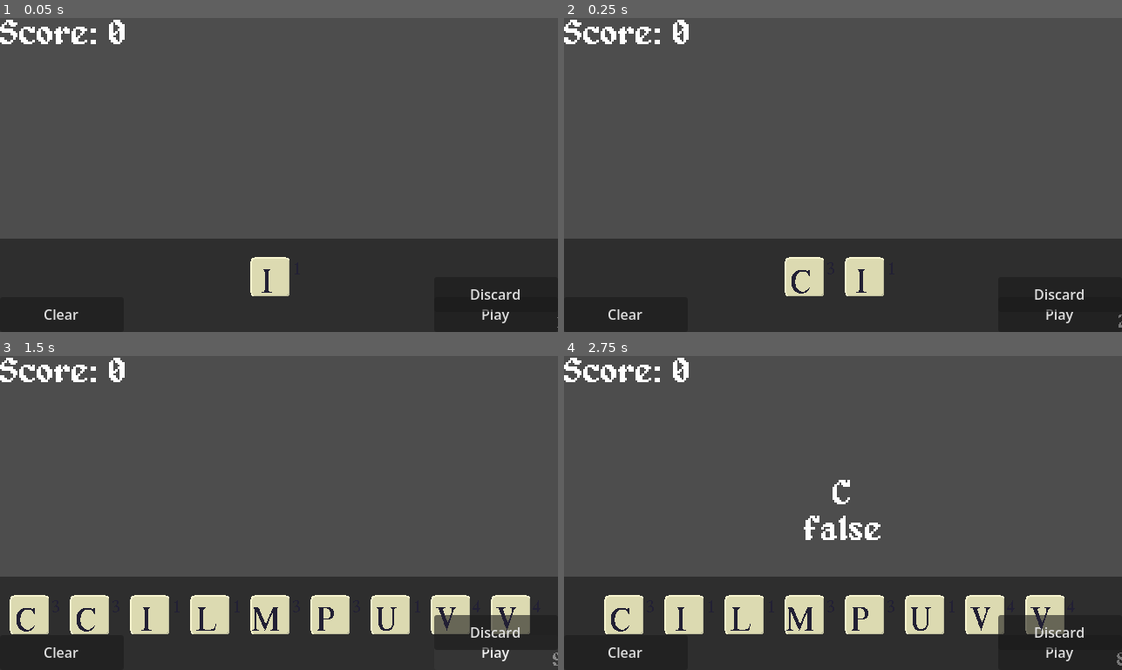
Above: before the commit, frames 1-4 (two rows, left to right).
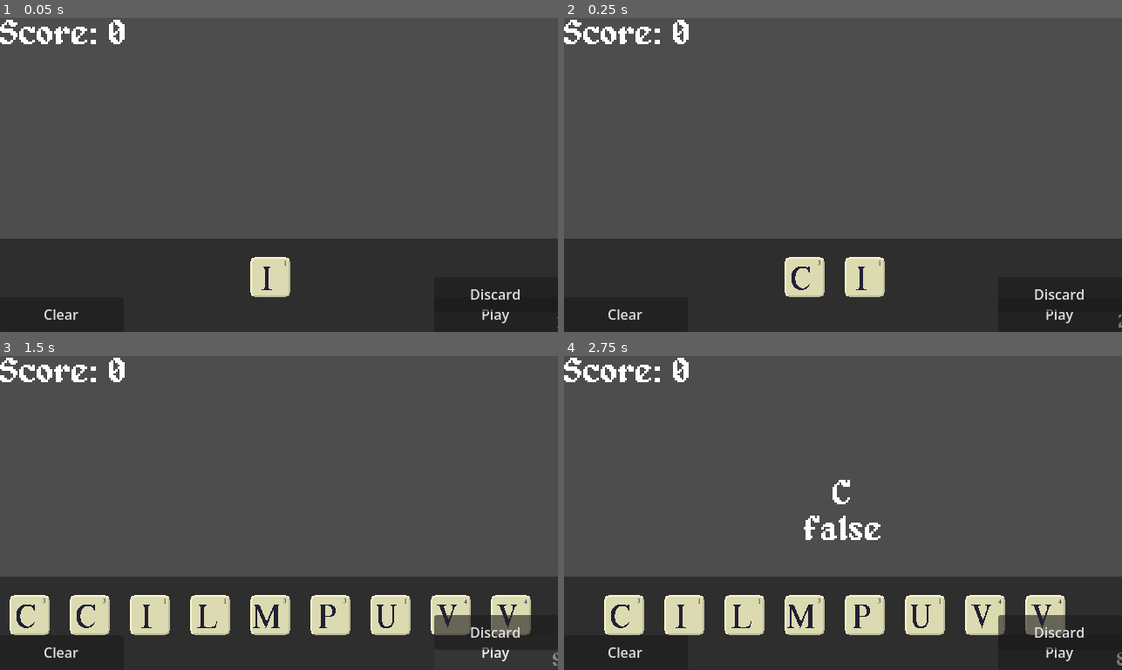
Above: after the commit, the same moments.

Repository: Dead-Vortex/Lexigraph
Game: Godot game, scene res://scenes/game.tscn
Two runs of this game, one before a commit and one after it. Both use one fixed random seed, a clock stepped at 60 frames per second and the inputs below.
Inputs (mouse positions are in pixels of both pictures, inside the frame that each line leads up to):
- Up to frame 1 (0.05 s): no input
- Up to frame 2 (0.25 s): no input
- Up to frame 3 (1.5 s): click "Play" at 0.5 s; click "Play" at 1.25 s
- Up to frame 4 (2.75 s): click (603, 622) at 2.02 s

The runs differ from the first frame. In frame 1, less than 0.1% of the frame differs, in the area x 45-53%, y 77-89%; in frame 2, 0.2%; in frame 3, 1.0%, in the area x 2-96%, y 77-89%; in frame 4, 0.8%.

Commit message:
change
ssddsdsds

Diff:
--- a/scenes/tile.tscn
+++ b/scenes/tile.tscn
@@ -2,11 +2,11 @@
 
 [ext_resource type="Texture2D" uid="uid://0wgs31x3fi0s" path="res://assets/scrabblePiecesSheet.png" id="1_3dk36"]
 [ext_resource type="Script" uid="uid://ny5fxw67hxqe" path="res://scripts/tile.gd" id="1_ywnoi"]
-[ext_resource type="FontFile" uid="uid://cduv8autg8r6g" path="res://fonts/14pixelTallSerif.ttf" id="3_jy7pm"]
+[ext_resource type="FontFile" uid="uid://cplknmcpefu3s" path="res://fonts/Times New Normal Regular.ttf" id="3_q7utx"]
 [ext_resource type="AudioStream" uid="uid://cofbl5aeyfbh6" path="res://sounds/tile.ogg" id="4_q7utx"]
 
 [sub_resource type="LabelSettings" id="LabelSettings_q7utx"]
-font = ExtResource("3_jy7pm")
+font = ExtResource("3_q7utx")
 font_size = 8
 font_color = Color(0.13333334, 0.1254902, 0.20392157, 1)
 
@@ -33,6 +33,7 @@
 
 [node name="Letter" type="Sprite2D" parent="." unique_id=1427450264]
 z_index = 1
+position = Vector2(0, -4)
 texture = ExtResource("1_3dk36")
 centered = false
 offset = Vector2(-3.93, 5)
@@ -42,10 +43,10 @@
 
 [node name="Number" type="Label" parent="." unique_id=697478805]
 layout_mode = 0
-offset_left = 6.0
-offset_top = 6.0
-offset_right = 60.0
-offset_bottom = 20.0
+offset_left = -12.0
+offset_top = 4.0
+offset_right = 42.0
+offset_bottom = 18.0
 text = "1"
 label_settings = SubResource("LabelSettings_q7utx")
 horizontal_alignment = 2
Binary file changed: assets/scrabblePiecesSheet.png
